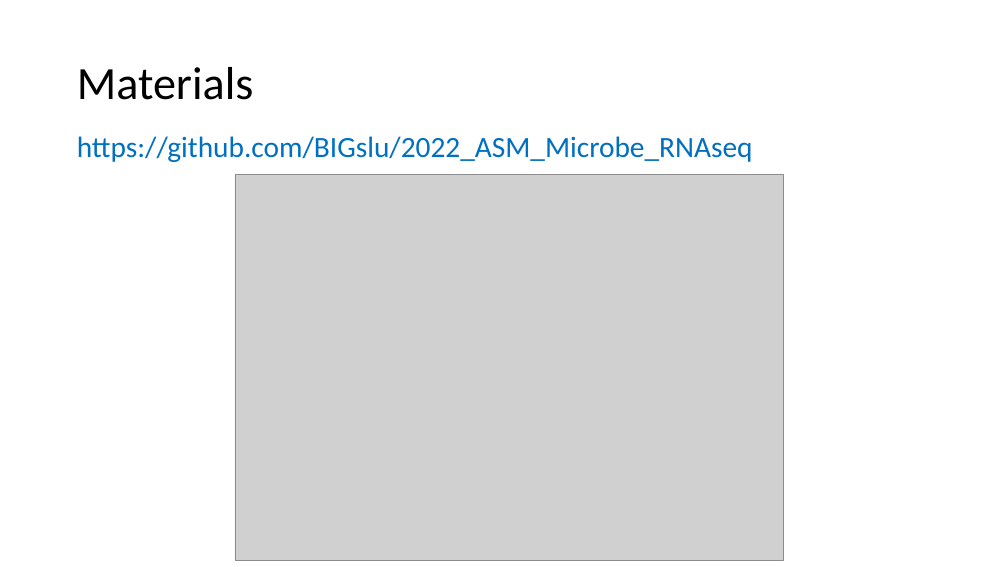
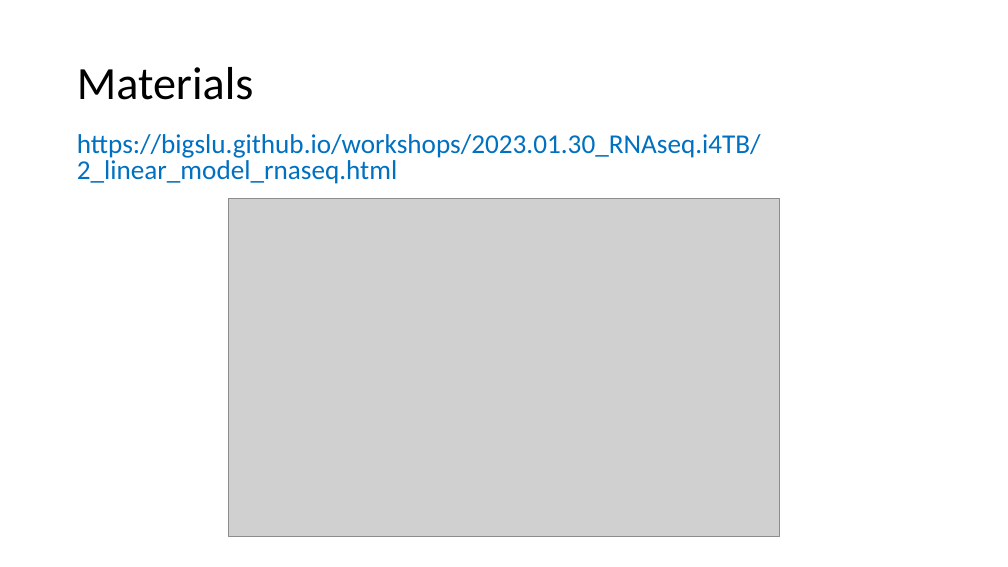
Before and after one commit to BIGslu/workshops, a slide deck: slide 7 of 2023.01.30_RNAseq.i4TB/welcome.pptx. Drawn at 1008x567 pixels with LibreOffice and Linux fonts; fonts in the diff are those of the drawing; grey boxes stand for pictures. Boxes give left, top, right and bottom in pixels: in the first picture for what was removed or moved away, otherwise in the second. Text is boxed around its words. In the diff, an @@ line names an element or a change of style, - is before the commit and + after.

```diff
--- a/2023.01.30_RNAseq.i4TB/welcome.pptx
+++ b/2023.01.30_RNAseq.i4TB/welcome.pptx
@@ text at (x1=77, y1=134, x2=761, y2=184): text changed; size 28 to 25.9 pt @@
-https://github.com/BIGslu/2022_ASM_Microbe_RNAseq
+https://bigslu.github.io/workshops/2023.01.30_RNAseq.i4TB/2_linear_model_rnaseq.html
@@ picture resized from (x1=235, y1=174, x2=784, y2=560) to (x1=229, y1=198, x2=780, y2=537) @@
```
Also in this commit, not shown: 5 other slides changed.
